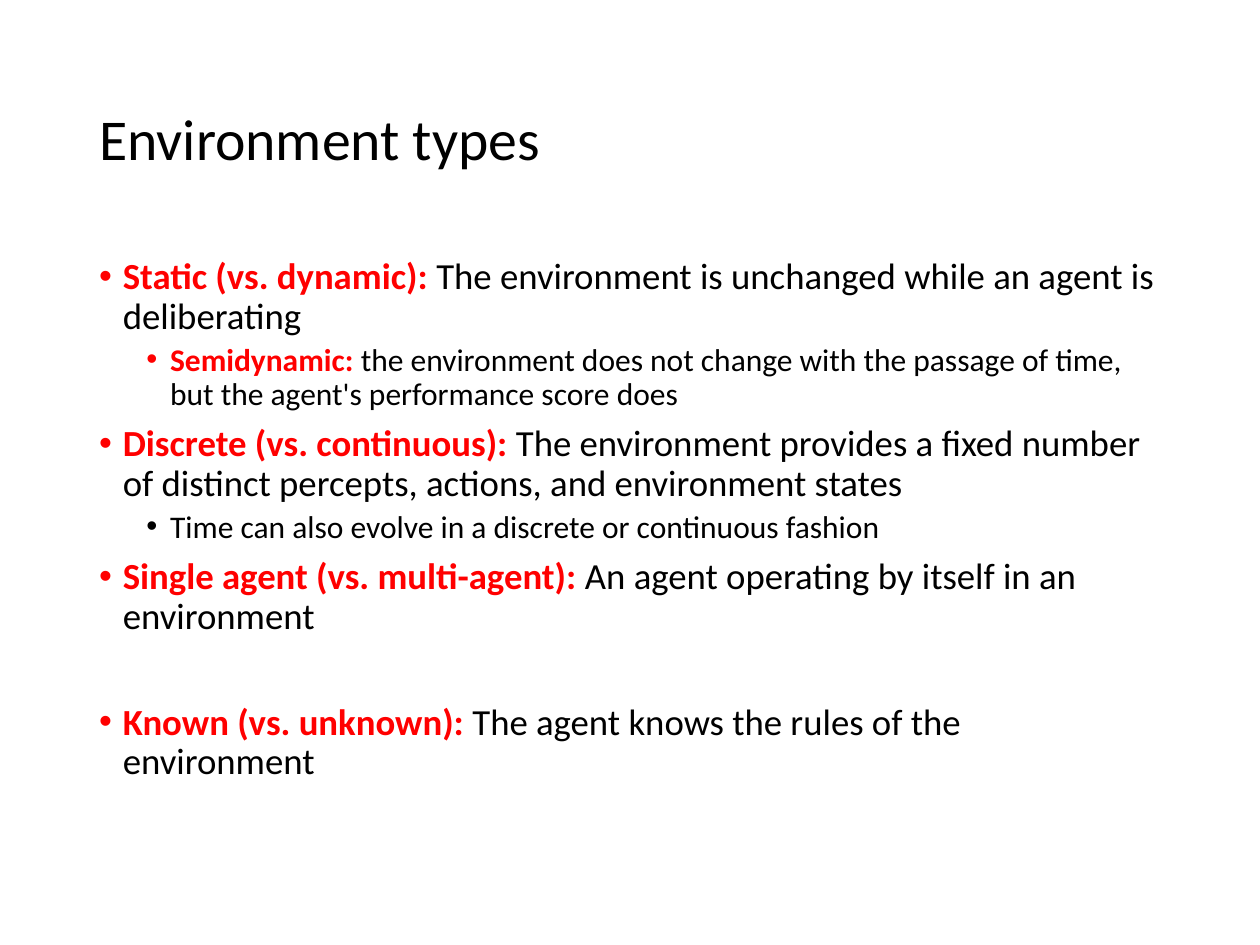
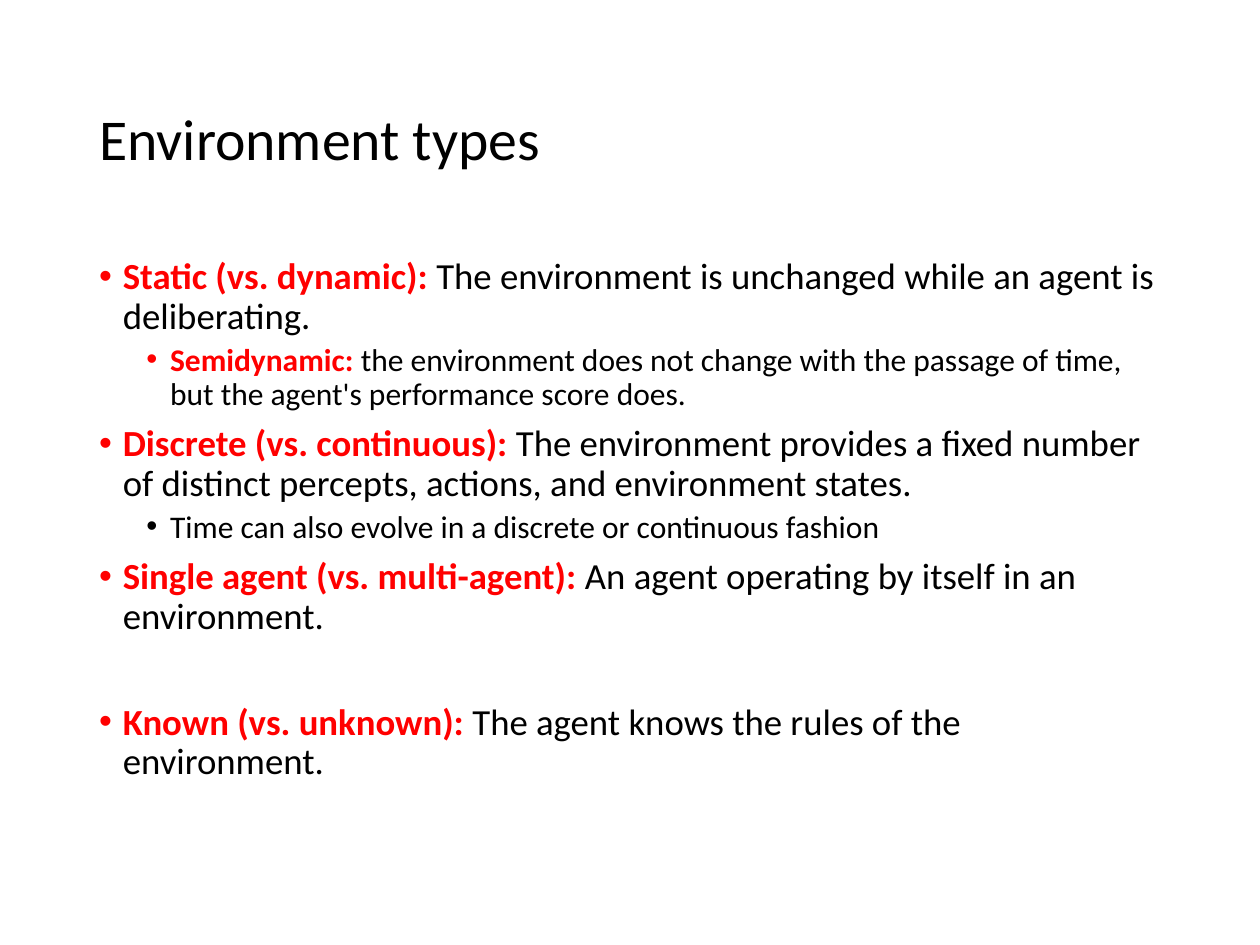
Before and after one commit to mhahsler/CS7320-AI, a slide deck: slide 12 of slides/02_agents.pptx. Drawn at 1260x945 pixels with LibreOffice and Linux fonts; fonts in the diff are those of the drawing. Boxes give left, top, right and bottom in pixels: in the first picture for what was removed or moved away, otherwise in the second. Text is boxed around its words. In the diff, an @@ line names an element or a change of style, - is before the commit and + after.

```diff
--- a/slides/02_agents.pptx
+++ b/slides/02_agents.pptx
@@ text at (x1=123, y1=262, x2=1154, y2=502): text changed @@
-• Static (vs. dynamic): The environment is unchanged while an agent is deliberating
-  • Semidynamic: the environment does not change with the passage of time, but the agent's performance score does
-• Discrete (vs. continuous): The environment provides a fixed number of distinct percepts, actions, and environment states
+• Static (vs. dynamic): The environment is unchanged while an agent is deliberating.
+  • Semidynamic: the environment does not change with the passage of time, but the agent's performance score does.
+• Discrete (vs. continuous): The environment provides a fixed number of distinct percepts, actions, and environment states.
@@ text at (x1=123, y1=562, x2=1076, y2=775): text changed @@
-• Single agent (vs. multi-agent): An agent operating by itself in an environment
-• Known (vs. unknown): The agent knows the rules of the environment
+• Single agent (vs. multi-agent): An agent operating by itself in an environment.
+• Known (vs. unknown): The agent knows the rules of the environment.
```
Also in this commit, not shown: 6 other slides changed, 1 other file.
